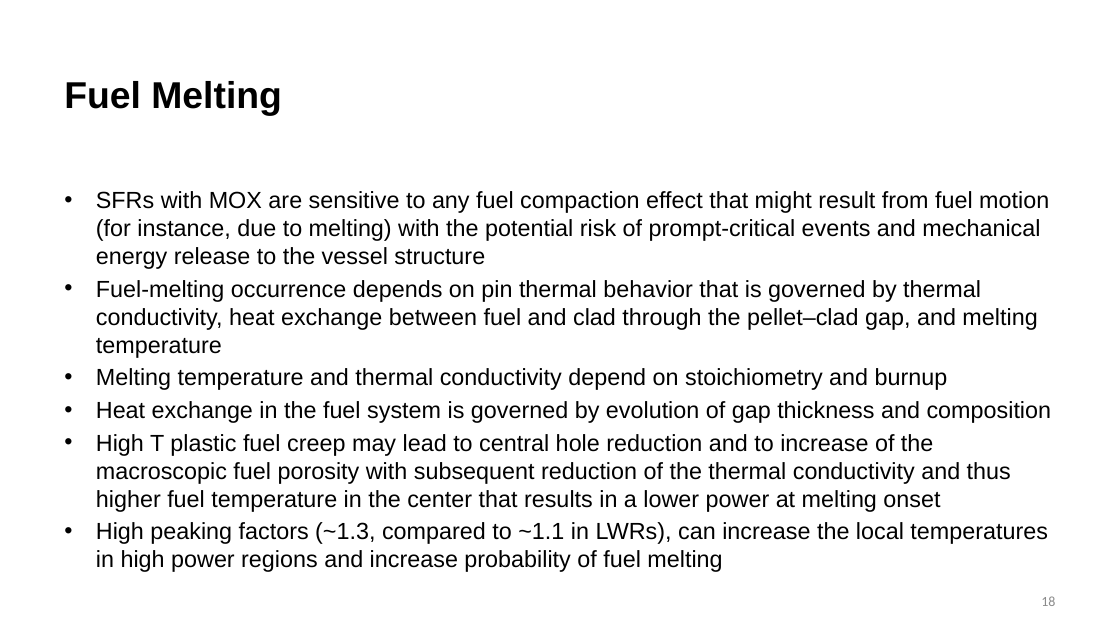
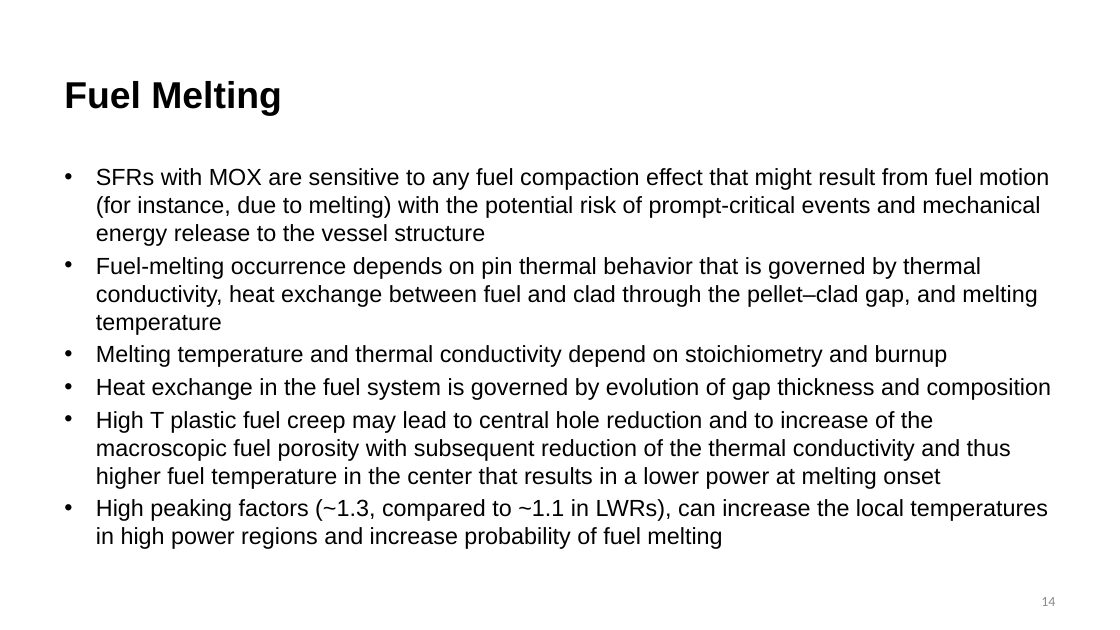
Before and after one commit to benbeeler/TEACHING, a slide deck: slide 14 of Nuclear_Fuel_Performance/NE533_Spring2026/Module4/Lec21_MOX.pptx (slide 18 before the commit). Drawn at 1120x630 pixels with LibreOffice and Linux fonts; fonts in the diff are those of the drawing; background and template pictures are left out. Boxes give left, top, right and bottom in pixels: in the first picture for what was removed or moved away, otherwise in the second. Text is boxed around its words. In the diff, an @@ line names an element or a change of style, - is before the commit and + after.

```diff
--- a/Nuclear_Fuel_Performance/NE533_Spring2026/Module4/Lec21_MOX.pptx
+++ b/Nuclear_Fuel_Performance/NE533_Spring2026/Module4/Lec21_MOX.pptx
@@ text "SFRs with MOX are sensitive ..." moved from (x1=96, y1=191, x2=1052, y2=572) to (x1=96, y1=168, x2=1052, y2=549) @@
@@ page number at (x1=1041, y1=597, x2=1055, y2=606): text changed @@
-18
+14
```
Also in this commit, not shown: 7 other slides changed, 1 slide added, 9 other files.
